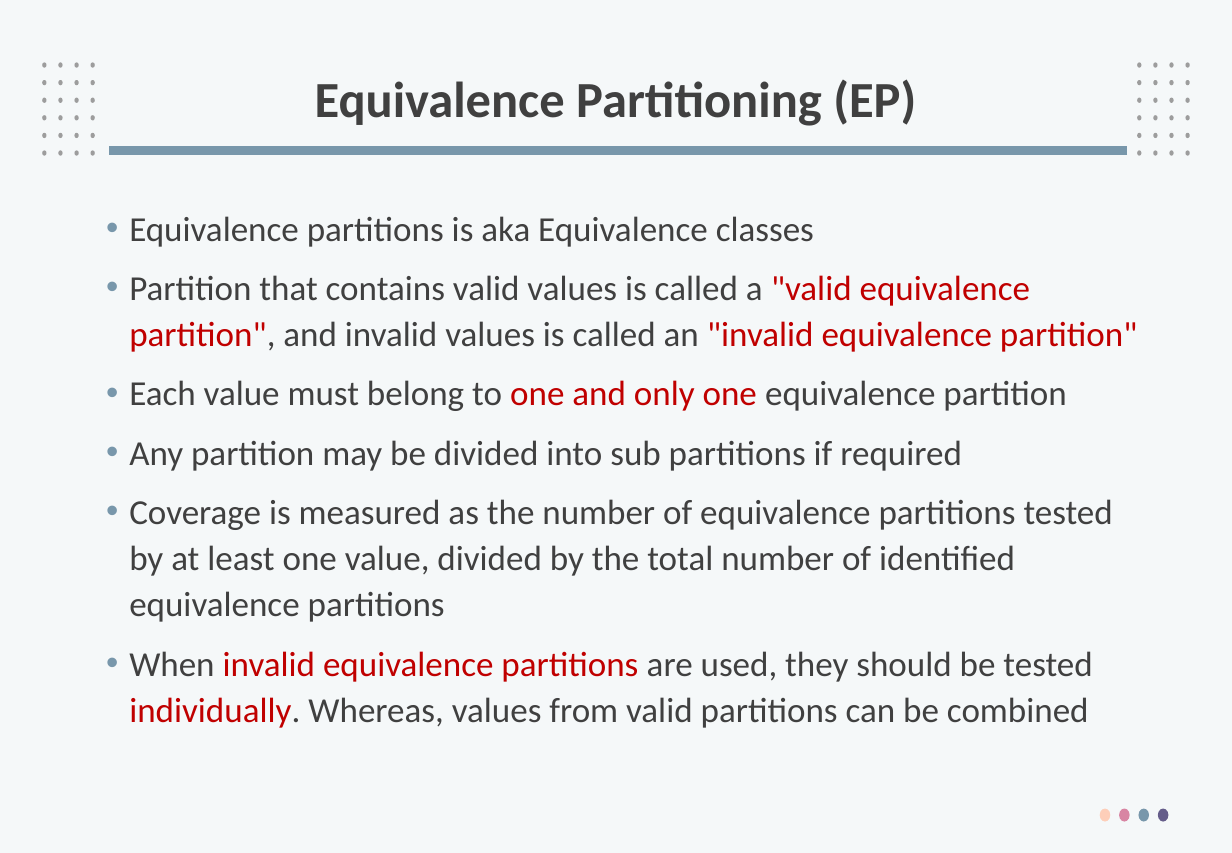
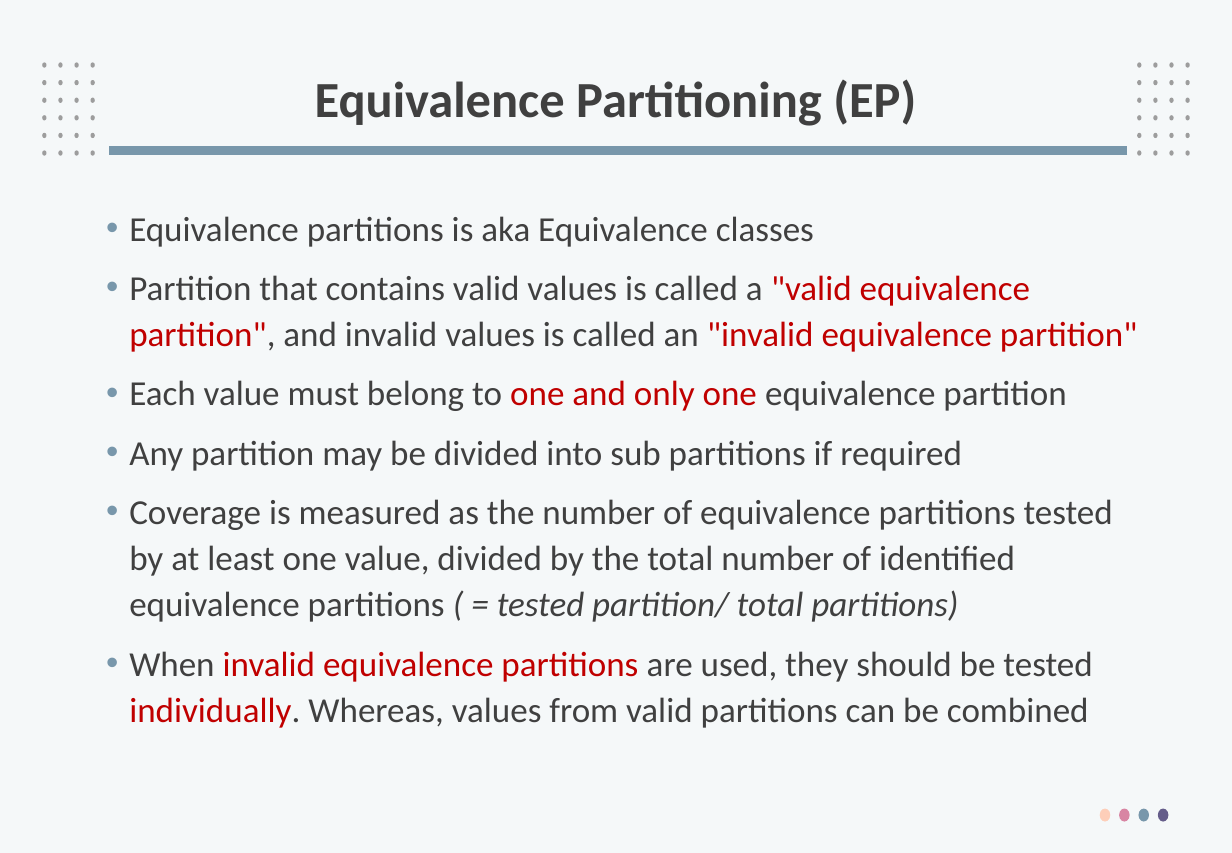
Before and after one commit to PhanManh2003/Specialization, a slide deck: slide 19 of 24_fall/SWT301/Slide 2018/SWT4_tim.pptx. Drawn at 1232x853 pixels with LibreOffice and Linux fonts; fonts in the diff are those of the drawing; background and template pictures are left out. Boxes give left, top, right and bottom in pixels: in the first picture for what was removed or moved away, otherwise in the second. Text is boxed around its words. In the diff, an @@ line names an element or a change of style, - is before the commit and + after.

```diff
--- a/24_fall/SWT301/Slide 2018/SWT4_tim.pptx
+++ b/24_fall/SWT301/Slide 2018/SWT4_tim.pptx
@@ text at <box>129,499,1113,622</box>: text changed @@
-• Coverage is measured as the number of equivalence partitions tested by at least one value, divided by the total number of identified equivalence partitions
+• Coverage is measured as the number of equivalence partitions tested by at least one value, divided by the total number of identified equivalence partitions ( = tested partition/ total partitions)
```
Also in this commit, not shown: 12 other slides changed, 2 other files.
